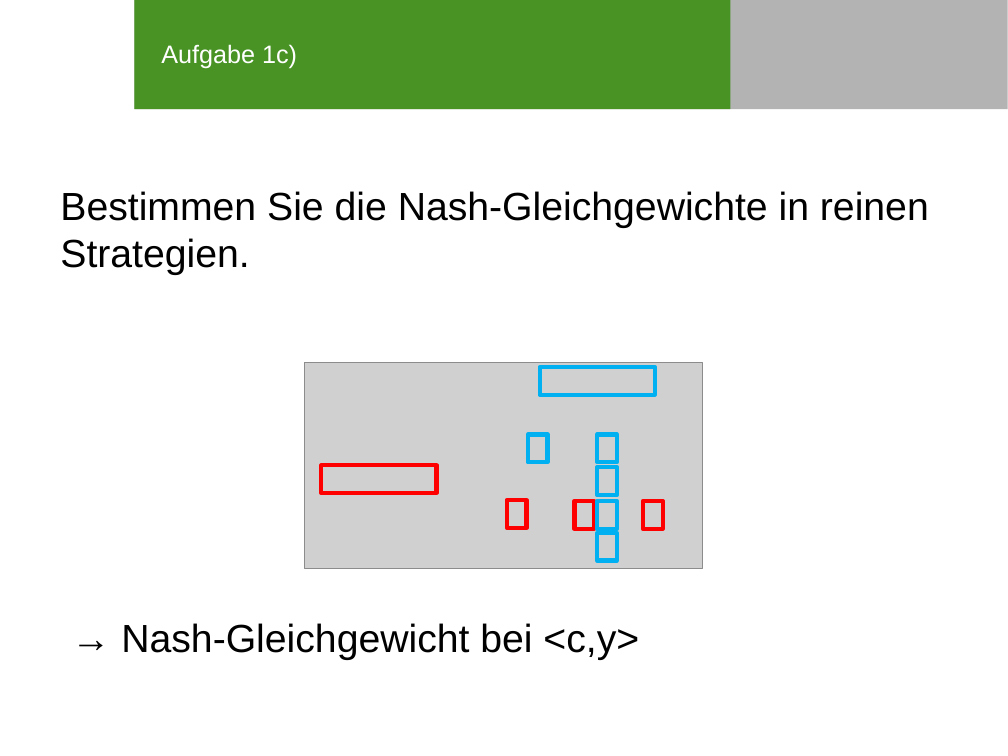
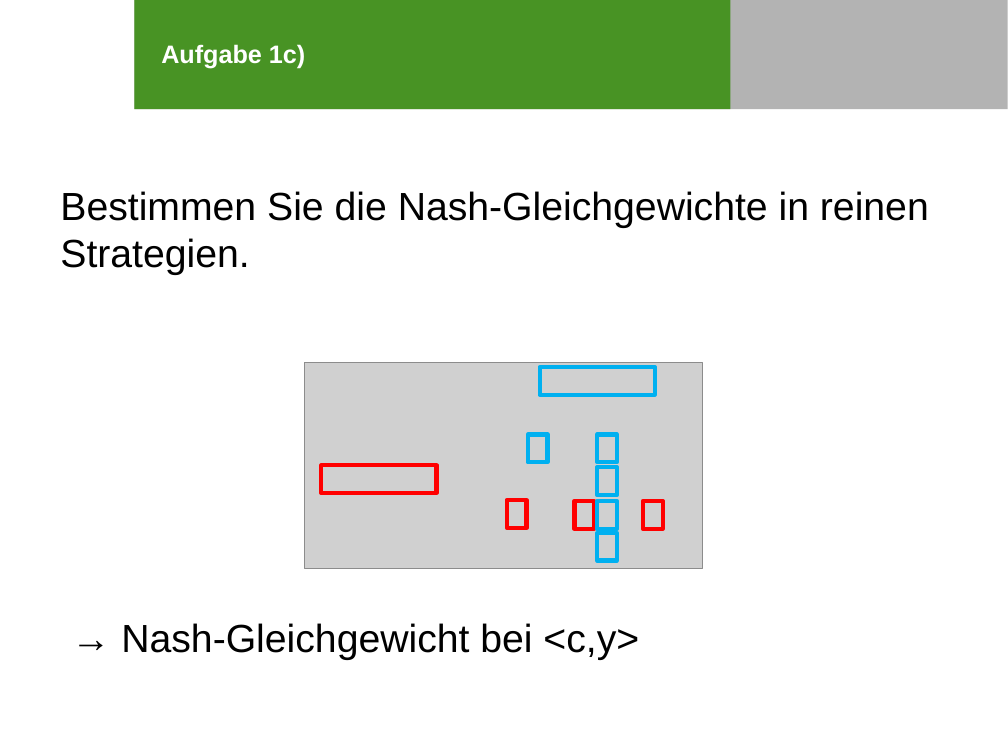
Before and after one commit to SOAS-Uni-Augsburg/ws16-17-group-10, a slide deck: slide 8 of Blatt-04/Präsi_Blatt04_Aufgabe2.pptx. Drawn at 1008x756 pixels with LibreOffice and Linux fonts; fonts in the diff are those of the drawing; grey boxes stand for pictures; background and template pictures are left out. Boxes give left, top, right and bottom in pixels: in the first picture for what was removed or moved away, otherwise in the second. Text is boxed around its words. In the diff, an @@ line names an element or a change of style, - is before the commit and + after.

```diff
--- a/Blatt-04/Präsi_Blatt04_Aufgabe2.pptx
+++ b/Blatt-04/Präsi_Blatt04_Aufgabe2.pptx
@@ title "Aufgabe 1c)" at [161,44,305,69]: bold on @@
```
Also in this commit, not shown: 30 other slides changed.
